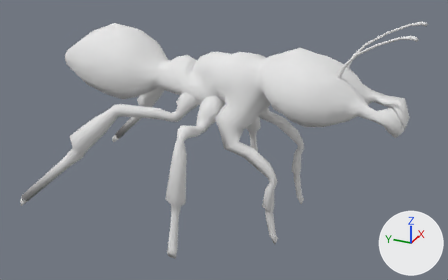
Two versions of the Blender file antmodel.blend, one commit apart.
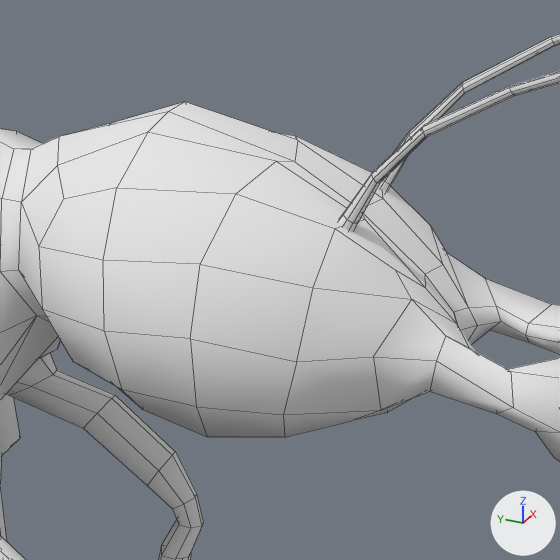
Each version is shown whole from a camera (50 mm lens) standing at (-1.136, -0.52, 1.63) and looking at (-0.014, -0.015, 1.069), then close up on the part from 57% to 87% of the width and 8% to 56% of the height. Every picture has the same lights, and +X, +Y and +Z are marked at lower right. The close-ups show mesh edges as thin lines.

Objects in the first close-up: 'Close Ant mesh'.
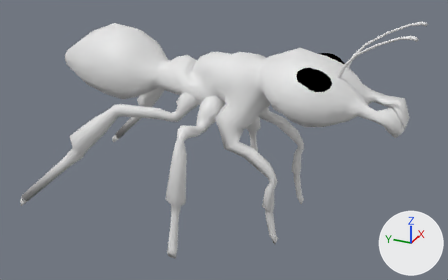
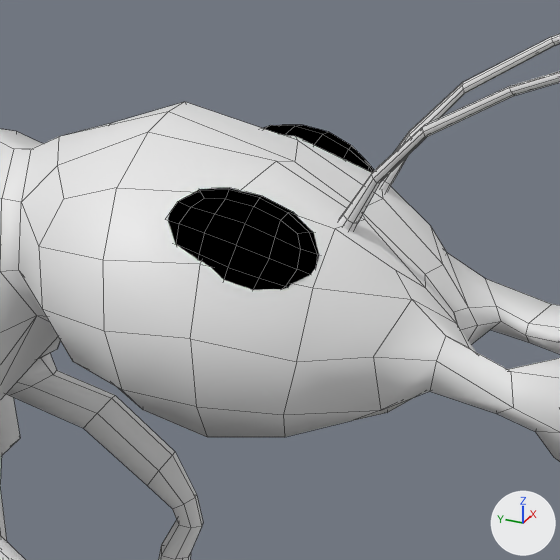
Edits to the bpy script that builds the scene:
```text
Add mat_black:
    mat_black = diffuse_material('black')
    mat_black.base_color = (0.0, 0.0, 0.0)  # black #000000
Add me_cube_005:
    me_cube_005.from_pydata(...)  # 196 vertices, 192 faces; spans x -0.079..0.079, y -0.037..0.037, z -0.027..0.027
    me_cube_005.materials.append(mat_black)  # black #000000
Add ob_eyes:
    ob_eyes = bpy.data.objects.new('eyes', me_cube_005)
    ob_eyes.location = (0.0, -0.2173, 1.2419)
    ob_eyes.rotation_euler = (3.142, 0.0, 0.0)  # degrees (180, 0, 0)
    ob_eyes.scale = (-1.0, -1.0, -1.0)
```

Boxes [x1, y1, x2, y2] around the edits, measured in the close-ups (560 x 560 px):
'eyes', added (black): after [168, 125, 374, 290]
